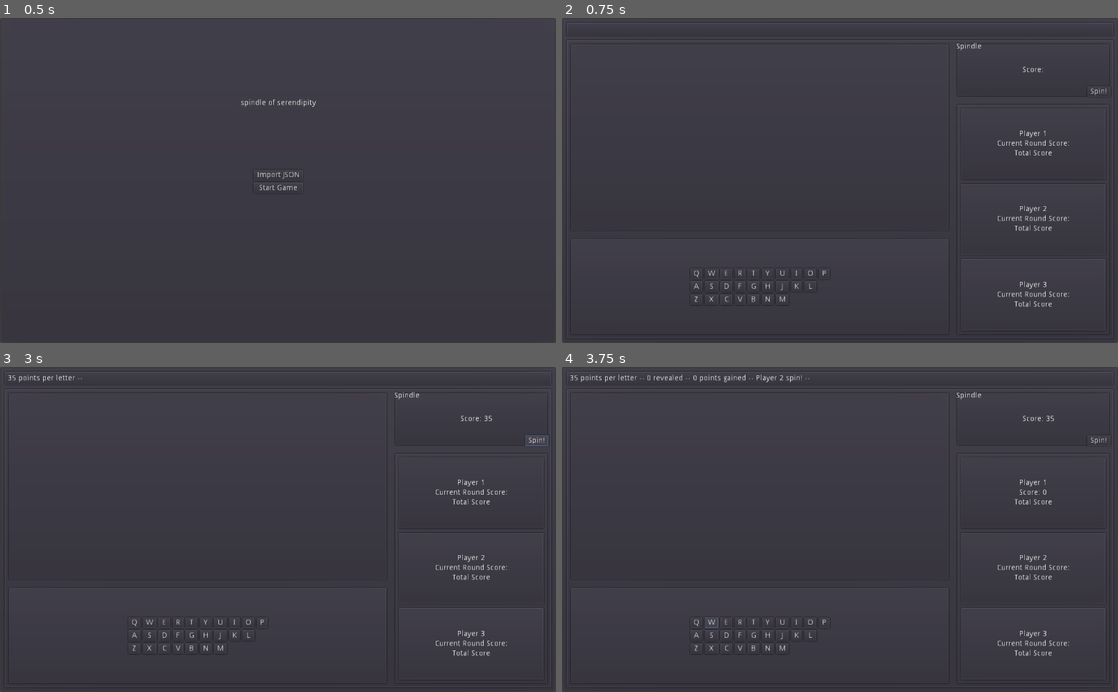
Above: before the commit, frames 1-4 (two rows, left to right).
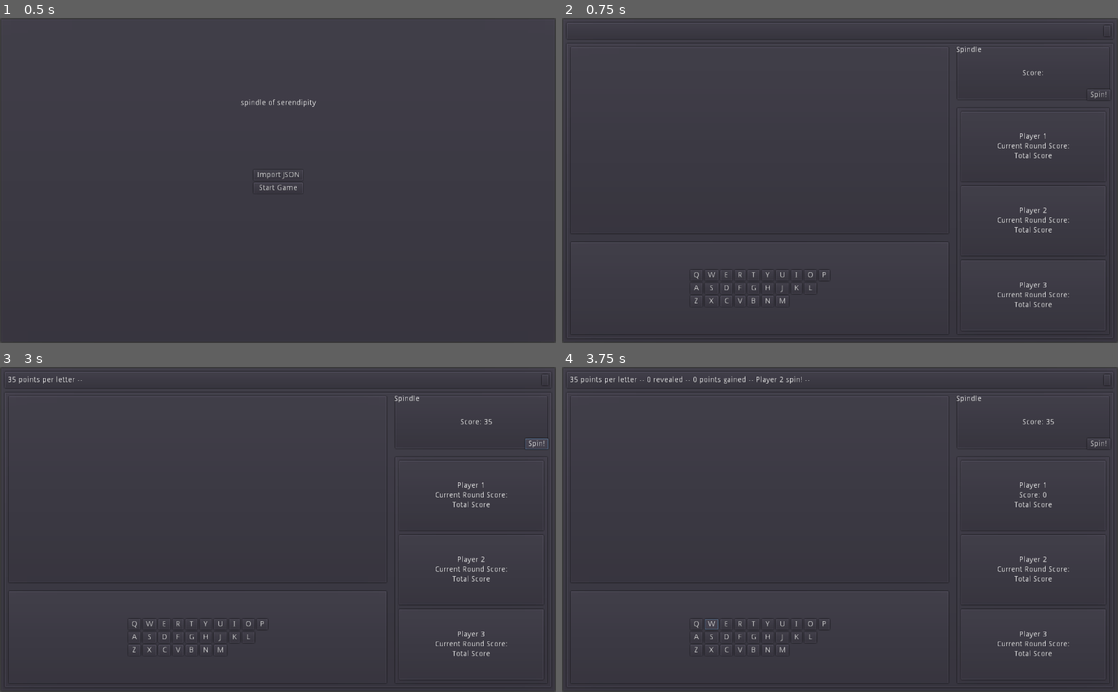
Above: after the commit, the same moments.

Repository: zacryol/spindle-of-serendipity
Game: Godot game, scene res://game/menus/MainMenu.tscn
Two runs of this game, one before a commit and one after it. Both use one fixed random seed, a clock stepped at 60 frames per second and the inputs below.
Inputs (mouse positions are in pixels of both pictures, inside the frame that each line leads up to):
- Up to frame 1 (0.5 s): no input
- Up to frame 2 (0.75 s): click "Start Game" at 0.5 s
- Up to frame 3 (3 s): click "Q" at 1.25 s; click (544, 380) at 2.02 s; click "Spin!" at 2.75 s
- Up to frame 4 (3.75 s): click "W" at 3.5 s

Frame 1 is identical in both runs. In frame 2, 1.1% of the frame differs, in the area x 0-100%, y 7-90%; in frame 3, 1.3%; in frame 4, 1.5%, in the area x 0-100%, y 2-90%.
Error in both runs: Division By Zero in operator '%'. (res://system/singletons/EntryManager.gd:20)

Commit message:
Adjusted node references and added button

Diff:
--- a/game/GamePanel.gd
+++ b/game/GamePanel.gd
@@ -1,7 +1,7 @@
 extends Control
 
-onready var entry_display := $PanelContainer/VBoxContainer/PanelContainer2/HSplitContainer/VSplitContainer/EntryDisplay
-onready var log_label := $PanelContainer/VBoxContainer/PanelContainer/Label
+onready var entry_display := $GP/VBoxContainer/Game/HSplit/EDKB/EntryDisplay
+onready var log_label := $GP/VBoxContainer/Top/HBoxContainer/Label
 const MAX_LOG_CHAR := 150
 
 func _ready():
--- a/game/GamePanel.tscn
+++ b/game/GamePanel.tscn
@@ -14,87 +14,98 @@
 "_edit_use_anchors_": false
 }
 
-[node name="PanelContainer" type="PanelContainer" parent="."]
+[node name="GP" type="PanelContainer" parent="."]
 anchor_right = 1.0
 anchor_bottom = 1.0
 __meta__ = {
 "_edit_lock_": true
 }
 
-[node name="VBoxContainer" type="VBoxContainer" parent="PanelContainer"]
+[node name="VBoxContainer" type="VBoxContainer" parent="GP"]
 margin_left = 7.0
 margin_top = 7.0
 margin_right = 1017.0
 margin_bottom = 593.0
 
-[node name="PanelContainer" type="PanelContainer" parent="PanelContainer/VBoxContainer"]
+[node name="Top" type="PanelContainer" parent="GP/VBoxContainer"]
 margin_right = 1010.0
-margin_bottom = 28.0
+margin_bottom = 34.0
 
-[node name="Label" type="Label" parent="PanelContainer/VBoxContainer/PanelContainer"]
+[node name="HBoxContainer" type="HBoxContainer" parent="GP/VBoxContainer/Top"]
 margin_left = 7.0
 margin_top = 7.0
 margin_right = 1003.0
-margin_bottom = 21.0
+margin_bottom = 27.0
+
+[node name="Label" type="Label" parent="GP/VBoxContainer/Top/HBoxContainer"]
+margin_top = 3.0
+margin_right = 980.0
+margin_bottom = 17.0
+size_flags_horizontal = 3
 text = "Game Status Bar"
 
-[node name="PanelContainer2" type="PanelContainer" parent="PanelContainer/VBoxContainer"]
-margin_top = 32.0
+[node name="Button" type="Button" parent="GP/VBoxContainer/Top/HBoxContainer"]
+margin_left = 984.0
+margin_right = 996.0
+margin_bottom = 20.0
+
+[node name="Game" type="PanelContainer" parent="GP/VBoxContainer"]
+margin_top = 38.0
 margin_right = 1010.0
 margin_bottom = 586.0
 size_flags_vertical = 3
 
-[node name="HSplitContainer" type="HSplitContainer" parent="PanelContainer/VBoxContainer/PanelContainer2"]
+[node name="HSplit" type="HSplitContainer" parent="GP/VBoxContainer/Game"]
 margin_left = 7.0
 margin_top = 7.0
 margin_right = 1003.0
-margin_bottom = 547.0
+margin_bottom = 541.0
 split_offset = 700
 dragger_visibility = 1
 
-[node name="VSplitContainer" type="VSplitContainer" parent="PanelContainer/VBoxContainer/PanelContainer2/HSplitContainer"]
+[node name="EDKB" type="VSplitContainer" parent="GP/VBoxContainer/Game/HSplit"]
 margin_right = 700.0
-margin_bottom = 540.0
+margin_bottom = 534.0
 split_offset = 348
 dragger_visibility = 1
 
-[node name="EntryDisplay" parent="PanelContainer/VBoxContainer/PanelContainer2/HSplitContainer/VSplitContainer" instance=ExtResource( 3 )]
+[node name="EntryDisplay" parent="GP/VBoxContainer/Game/HSplit/EDKB" instance=ExtResource( 3 )]
 anchor_right = 0.0
 anchor_bottom = 0.0
 margin_right = 700.0
 margin_bottom = 348.0
 
-[node name="Keyboard" parent="PanelContainer/VBoxContainer/PanelContainer2/HSplitContainer/VSplitContainer" instance=ExtResource( 2 )]
+[node name="Keyboard" parent="GP/VBoxContainer/Game/HSplit/EDKB" instance=ExtResource( 2 )]
 anchor_right = 0.0
 anchor_bottom = 0.0
 margin_top = 360.0
 margin_right = 700.0
-margin_bottom = 540.0
+margin_bottom = 534.0
 
-[node name="VSplitContainer2" type="VSplitContainer" parent="PanelContainer/VBoxContainer/PanelContainer2/HSplitContainer"]
+[node name="SP" type="VSplitContainer" parent="GP/VBoxContainer/Game/HSplit"]
 margin_left = 712.0
 margin_right = 996.0
-margin_bottom = 540.0
+margin_bottom = 534.0
 split_offset = 100
 dragger_visibility = 1
 
-[node name="Spindle" parent="PanelContainer/VBoxContainer/PanelContainer2/HSplitContainer/VSplitContainer2" instance=ExtResource( 4 )]
+[node name="Spindle" parent="GP/VBoxContainer/Game/HSplit/SP" instance=ExtResource( 4 )]
 anchor_right = 0.0
 anchor_bottom = 0.0
 margin_right = 284.0
 margin_bottom = 100.0
 
-[node name="PlayersPanel" parent="PanelContainer/VBoxContainer/PanelContainer2/HSplitContainer/VSplitContainer2" instance=ExtResource( 1 )]
+[node name="PlayersPanel" parent="GP/VBoxContainer/Game/HSplit/SP" instance=ExtResource( 1 )]
 anchor_right = 0.0
 anchor_bottom = 0.0
 margin_top = 112.0
 margin_right = 284.0
-margin_bottom = 540.0
-[connection signal="game_log" from="PanelContainer/VBoxContainer/PanelContainer2/HSplitContainer/VSplitContainer/EntryDisplay" to="." method="_log"]
-[connection signal="letters_revealed" from="PanelContainer/VBoxContainer/PanelContainer2/HSplitContainer/VSplitContainer/EntryDisplay" to="PanelContainer/VBoxContainer/PanelContainer2/HSplitContainer/VSplitContainer2/Spindle" method="_letters_guessed"]
-[connection signal="game_log" from="PanelContainer/VBoxContainer/PanelContainer2/HSplitContainer/VSplitContainer/Keyboard" to="." method="_log"]
-[connection signal="key_pressed" from="PanelContainer/VBoxContainer/PanelContainer2/HSplitContainer/VSplitContainer/Keyboard" to="PanelContainer/VBoxContainer/PanelContainer2/HSplitContainer/VSplitContainer/EntryDisplay" method="_on_letter_guessed"]
-[connection signal="game_log" from="PanelContainer/VBoxContainer/PanelContainer2/HSplitContainer/VSplitContainer2/Spindle" to="." method="_log"]
-[connection signal="score" from="PanelContainer/VBoxContainer/PanelContainer2/HSplitContainer/VSplitContainer2/Spindle" to="PanelContainer/VBoxContainer/PanelContainer2/HSplitContainer/VSplitContainer2/PlayersPanel" method="_score_gained"]
-[connection signal="spun" from="PanelContainer/VBoxContainer/PanelContainer2/HSplitContainer/VSplitContainer2/Spindle" to="PanelContainer/VBoxContainer/PanelContainer2/HSplitContainer/VSplitContainer/EntryDisplay" method="_on_Spindle_spun"]
-[connection signal="game_log" from="PanelContainer/VBoxContainer/PanelContainer2/HSplitContainer/VSplitContainer2/PlayersPanel" to="." method="_log"]
+margin_bottom = 534.0
+[connection signal="game_log" from="GP/VBoxContainer/Game/HSplit/EDKB/EntryDisplay" to="." method="_log"]
+[connection signal="letters_revealed" from="GP/VBoxContainer/Game/HSplit/EDKB/EntryDisplay" to="GP/VBoxContainer/Game/HSplit/SP/Spindle" method="_letters_guessed"]
+[connection signal="game_log" from="GP/VBoxContainer/Game/HSplit/EDKB/Keyboard" to="." method="_log"]
+[connection signal="key_pressed" from="GP/VBoxContainer/Game/HSplit/EDKB/Keyboard" to="GP/VBoxContainer/Game/HSplit/EDKB/EntryDisplay" method="_on_letter_guessed"]
+[connection signal="game_log" from="GP/VBoxContainer/Game/HSplit/SP/Spindle" to="." method="_log"]
+[connection signal="score" from="GP/VBoxContainer/Game/HSplit/SP/Spindle" to="GP/VBoxContainer/Game/HSplit/SP/PlayersPanel" method="_score_gained"]
+[connection signal="spun" from="GP/VBoxContainer/Game/HSplit/SP/Spindle" to="GP/VBoxContainer/Game/HSplit/EDKB/EntryDisplay" method="_on_Spindle_spun"]
+[connection signal="game_log" from="GP/VBoxContainer/Game/HSplit/SP/PlayersPanel" to="." method="_log"]
